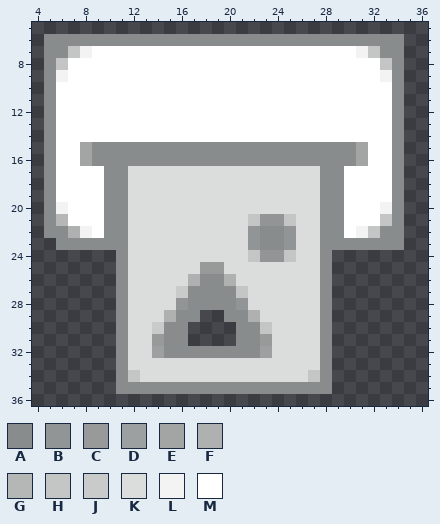
File history of a pixel-art sprite, py_data/icons/render_big.png. That is the earlier state.
The file is 40x40 pixels. Pixels under 10% opacity are left out. Colours within 5 levels of each other are drawn and written as one. Shown: x 4..36, y 5..36.
Palette (. is transparent): A #898c8c  B #929595  C #989a9a  D #9da0a0  E #a3a5a5  F #afb1b1  G #b5b7b7  H #c4c5c5  J #c9cbcb  K #dbdcdc  L #f3f3f3  M #ffffff
Pixels before, first column x 5:
 6 AAAAAAAAAAAAAAAAAAAAAAAAAAAAAA
 7 AAHLMMMMMMMMMMMMMMMMMMMMMMLHAA
 8 AHMMMMMMMMMMMMMMMMMMMMMMMMMMHA
 9 ALMMMMMMMMMMMMMMMMMMMMMMMMMMLA
10 AMMMMMMMMMMMMMMMMMMMMMMMMMMMMA
11 AMMMMMMMMMMMMMMMMMMMMMMMMMMMMA
12 AMMMMMMMMMMMMMMMMMMMMMMMMMMMMA
13 AMMMMMMMMMMMMMMMMMMMMMMMMMMMMA
14 AMMMMMMMMMMMMMMMMMMMMMMMMMMMMA
15 AMMEAAAAAAAAAAAAAAAAAAAAAAEMMA
16 AMMEAAAAAAAAAAAAAAAAAAAAAAEMMA
17 AMMMMAAKKKKKKKKKKKKKKKKAAMMMMA
18 AMMMMAAKKKKKKKKKKKKKKKKAAMMMMA
19 AMMMMAAKKKKKKKKKKKKKKKKAAMMMMA
20 ALMMMAAKKKKKKKKKKKKKKKKAAMMMLA
21 AGMMMAAKKKKKKKKKKHBBHKKAAMMMHA
22 AAFLMAAKKKKKKKKKKBAABKKAAMLHAA
23 .AAAAAAKKKKKKKKKKBAABKKAAAAAAA
24 ......AKKKKKKKKKKHBBHKKA......
25 ......AKKKKKKCCKKKKKKKKA......
26 ......AKKKKKFAAFKKKKKKKA......
27 ......AKKKKJAAAAHKKKKKKA......
28 ......AKKKKBAAAABKKKKKKA......
29 ......AKKKFAA..AAFKKKKKA......
30 ......AKKJAA....AAHKKKKA......
31 ......AKKCAA....AACKKKKA......
32 ......AKKDAAAAAAAADKKKKA......
33 ......AKKKKKKKKKKKKKKKKA......
34 ......AHKKKKKKKKKKKKKKHA......
35 ......AAAAAAAAAAAAAAAAAA......
Once edited:
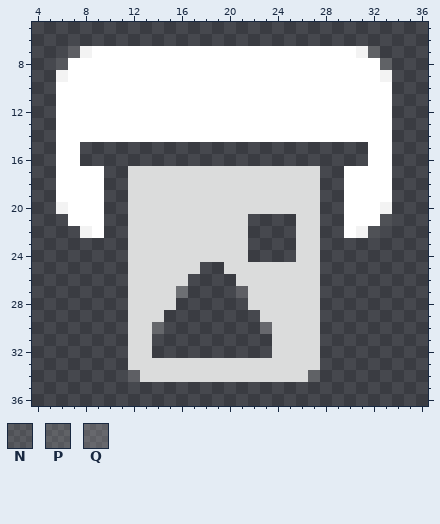
Colours new in this view: N #c6c7c726  P #c7c8c833  Q #c8c9c940
Diff:
Colour J changes from #c9cbcb to #c9cbcb4c.
The edit turns colour H into colour N in row 21 at x 33; in row 22 at x 32.
The edit turns colour H into colour P in row 7 at x 32; in row 8 at x 6 and 33; in row 34 at x 27.
The edit turns colour H into colour Q in row 7 at x 7; in row 27 at x 21; in row 30 at x 23; in row 34 at x 12.
Colour A is gone in row 6 at x 5 to 34; in row 7 at x 5 to 6 and 33 to 34; in rows 8 to 14 at x 5 and 34; in rows 15 to 16 at x 5, 9 to 30 and 34; in rows 17 to 21 at x 5, 10 to 11, 28 to 29 and 34; in row 22 at x 5 to 6, 10 to 11, 23 to 24, 28 to 29 and 33 to 34.
Colour A is gone in row 23 at x 6 to 11, 23 to 24 and 28 to 34; in rows 24 to 25 at x 11 and 28; in row 26 at x 11, 18 to 19 and 28; in rows 27 to 28 at x 11, 17 to 20 and 28; in row 29 at x 11, 16 to 17, 20 to 21 and 28; in rows 30 to 31 at x 11, 15 to 16, 21 to 22 and 28.
Colour A is gone in row 32 at x 11, 15 to 22 and 28; in rows 33 to 34 at x 11 and 28; in row 35 at x 11 to 28.
Colour B is gone in row 21 at x 23 to 24; in rows 22 to 23 at x 22 and 25; in row 24 at x 23 to 24; in row 28 at x 16 and 21.
Colour C is gone in row 25 at x 18 to 19; in row 31 at x 14 and 23.
Colour D is gone in row 32 at x 14 and 23.
Colour E is gone in rows 15 to 16 at x 8 and 31.
Colour F is gone in row 22 at x 7; in row 26 at x 17 and 20; in row 29 at x 15 and 22.
Colour G is gone in row 21 at x 6.
Colour H is gone in row 21 at x 22 and 25; in row 24 at x 22 and 25.
Boxes around the changes in both pictures, in picture pixels (x1, y1, x2, y2):
changed: (44, 34, 404, 394)
